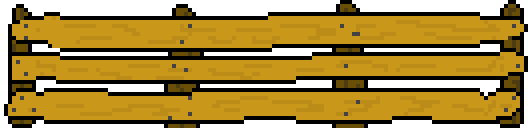
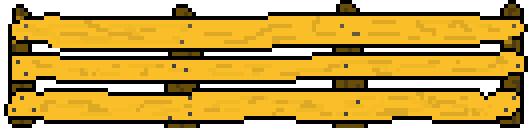
The second 528px x 128px image is a revision of the first. Changes to its layers:
painted on "Layer 1" over [8, 12, 528, 120]
